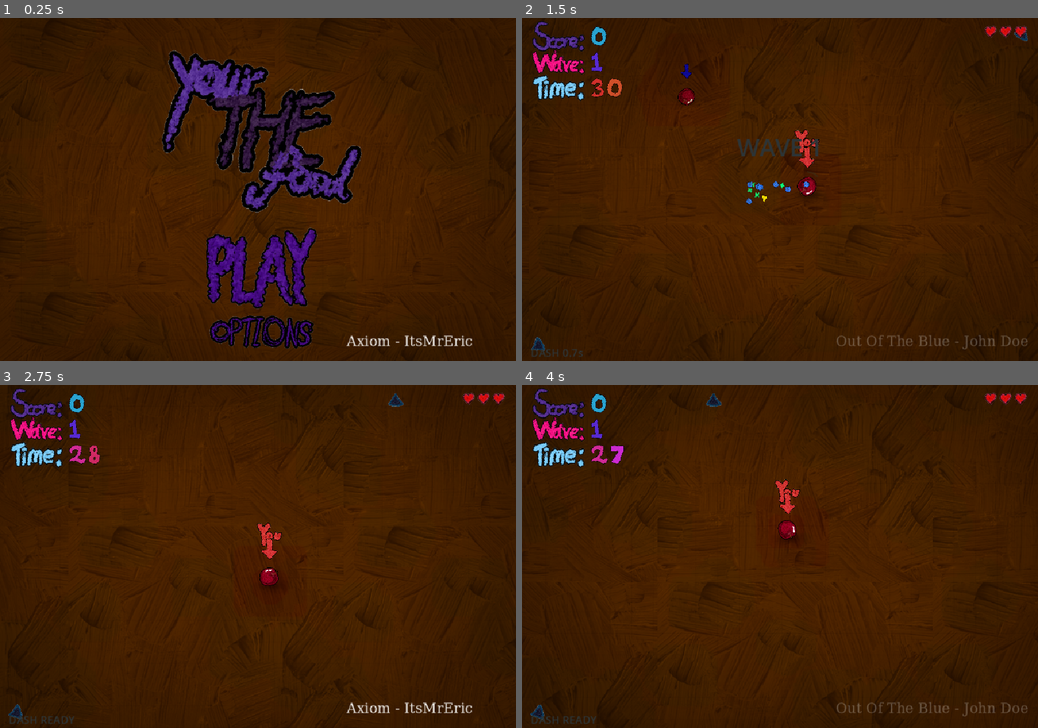
Above: before the commit, frames 1-4 (two rows, left to right).
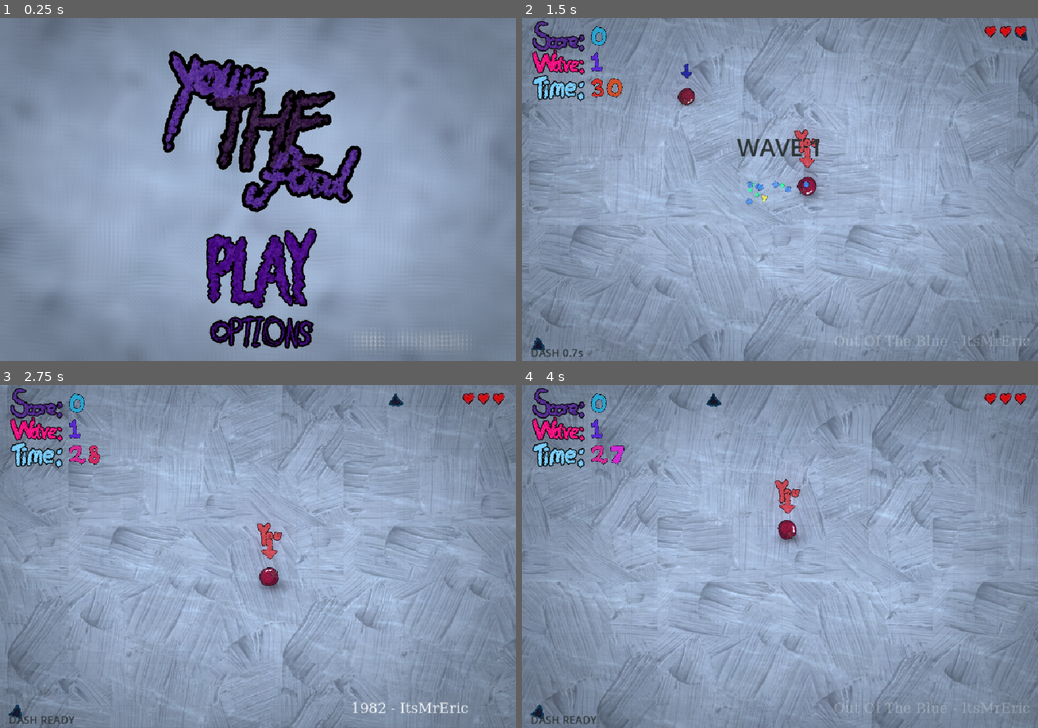
Above: after the commit, the same moments.

Repository: wizenroom/youre-the-food
Game: Godot game, scene res://scenes/main.tscn
Same seed, same stepped clock (60 frames per second), same inputs: the game is played once before the commit and once after it.
Inputs (mouse positions are in pixels of both pictures, inside the frame that each line leads up to):
- Up to frame 1 (0.25 s): no input
- Up to frame 2 (1.5 s): click (785, 268) at 0.5 s; tap Enter (menu_start) at 1.25 s; move the mouse to (893, 172) at 1.27 s; hold D (move_right) from 1.28 s (still down); tap Space (dash) at 1.35 s
- Up to frame 3 (2.75 s): move the mouse to (154, 573) at 2.02 s; release D (move_right) at 2.03 s; hold S (move_down) from 2.03 s (still down); tap Space (dash) at 2.1 s
- Up to frame 4 (4 s): move the mouse to (831, 481) at 2.77 s; release S (move_down) at 2.78 s; hold D (move_right) 2.78-3.53 s; tap Space (dash) at 2.85, 3.6 s; move the mouse to (754, 625) at 3.52 s; hold W (move_up) from 3.53 s (still down)

The runs differ from the first frame. In frame 1, 88% of the frame differs, in the area x 0-100%, y 0-100%; in frame 2, 98%; in frame 3, 98%; in frame 4, 98%.

Commit message:
Add wave overlay and menu blur, credit ItsMrEric for Out of the Blue.

Diff:
--- a/scenes/bgm.tscn
+++ b/scenes/bgm.tscn
@@ -82,7 +82,7 @@
 offset_top = -71.0
 grow_horizontal = 0
 grow_vertical = 0
-text = "Axiom - ItsMrEric"
+text = "1982 - ItsMrEric"
 label_settings = SubResource("LabelSettings_1edjn")
 horizontal_alignment = 1
 vertical_alignment = 1
@@ -100,7 +100,7 @@
 offset_top = -71.0
 grow_horizontal = 0
 grow_vertical = 0
-text = "Out Of The Blue - John Doe"
+text = "Out Of The Blue - ItsMrEric"
 label_settings = SubResource("LabelSettings_1edjn")
 horizontal_alignment = 1
 vertical_alignment = 1
--- /dev/null
+++ b/scenes/blur.gdshader
@@ -0,0 +1,29 @@
+shader_type canvas_item;
+
+// Drop on a fullscreen ColorRect (CanvasLayer). Needs a BackBufferCopy
+// sibling above it if the screen looks black.
+uniform sampler2D screen_texture : hint_screen_texture, filter_linear_mipmap;
+
+uniform float blur_size : hint_range(0.0, 12.0) = 3.0;
+uniform float strength : hint_range(0.0, 1.0) = 1.0;
+
+void fragment() {
+	vec2 uv = SCREEN_UV;
+	vec2 px = SCREEN_PIXEL_SIZE * blur_size;
+
+	vec3 blur = vec3(0.0);
+	float total = 0.0;
+
+	// 5x5 soft kernel
+	for (int x = -2; x <= 2; x++) {
+		for (int y = -2; y <= 2; y++) {
+			float w = 1.0 / (1.0 + float(abs(x) + abs(y)));
+			blur += texture(screen_texture, uv + px * vec2(float(x), float(y))).rgb * w;
+			total += w;
+		}
+	}
+	blur /= total;
+
+	vec3 sharp = texture(screen_texture, uv).rgb;
+	COLOR = vec4(mix(sharp, blur, strength), 1.0);
+}
--- a/scenes/main.tscn
+++ b/scenes/main.tscn
@@ -24,6 +24,9 @@
 [ext_resource type="Shader" uid="uid://j2kllg6fxtm4" path="res://new_shader.gdshader" id="20_gqmmt"]
 [ext_resource type="Script" uid="uid://bqf43yy8vxmru" path="res://scripts/painted_number.gd" id="21"]
 [ext_resource type="PackedScene" uid="uid://ds0nvedauln3j" path="res://scenes/bgm.tscn" id="24_y6deb"]
+[ext_resource type="Shader" uid="uid://ddrhausovu2bj" path="res://scenes/wave_overlay.gdshader" id="25_wave"]
+[ext_resource type="Texture2D" uid="uid://dy6ry6mk85ojk" path="res://assets/fx_wave.png" id="26_wave"]
+[ext_resource type="Shader" uid="uid://bq30bnk7pd1lg" path="res://scenes/blur.gdshader" id="27_blur"]
 
 [sub_resource type="GDScript" id="GDScript_0ld40"]
 script/source = "extends Sprite2D
@@ -52,6 +55,21 @@
 shader_parameter/outline_color = Vector3(0.15, 0.2, 0.16)
 shader_parameter/inside_color_1 = Vector3(0.2, 0.32, 0.22)
 shader_parameter/inside_color_2 = Vector3(0.12, 0.25, 0.18)
+
+[sub_resource type="ShaderMaterial" id="ShaderMaterial_blur"]
+shader = ExtResource("27_blur")
+shader_parameter/blur_size = 5.5
+shader_parameter/strength = 1.0
+
+[sub_resource type="ShaderMaterial" id="ShaderMaterial_wave"]
+shader = ExtResource("25_wave")
+shader_parameter/wave_tex = ExtResource("26_wave")
+shader_parameter/strength = 1.0
+shader_parameter/warp = 0.00400000019
+shader_parameter/speed = 0.35600001691
+shader_parameter/scale = 0.47500001604273
+shader_parameter/opacity = 0.530000025175
+shader_parameter/tint = Color(0.55, 0.85, 0.95, 1)
 
 [sub_resource type="ShaderMaterial" id="ShaderMaterial_prt3j"]
 shader = ExtResource("20_gqmmt")
@@ -85,7 +103,7 @@
 [node name="World" type="Node2D" parent="." unique_id=464254647]
 
 [node name="Background2" type="Sprite2D" parent="World" unique_id=578415228]
-modulate = Color(0.33858034, 0.19579157, 0.034477092, 1)
+modulate = Color(0.78389573, 0.84741837, 0.98308855, 1)
 texture_repeat = 2
 position = Vector2(-512, -512)
 texture = ExtResource("6")
@@ -136,6 +154,18 @@
 
 [node name="UI" type="CanvasLayer" parent="." unique_id=400942119]
 
+[node name="MenuBlurBuffer" type="BackBufferCopy" parent="UI" unique_id=911335262]
+copy_mode = 2
+
+[node name="MenuBlur" type="ColorRect" parent="UI" unique_id=2104967585]
+material = SubResource("ShaderMaterial_blur")
+anchors_preset = 15
+anchor_right = 1.0
+anchor_bottom = 1.0
+grow_horizontal = 2
+grow_vertical = 2
+mouse_filter = 2
+
 [node name="HUD" type="Control" parent="UI" unique_id=604344304]
 visible = false
 layout_mode = 3
@@ -472,6 +502,18 @@
 [node name="CanvasLayer" type="CanvasLayer" parent="." unique_id=1354053843]
 layer = 0
 
+[node name="BackBufferCopy" type="BackBufferCopy" parent="CanvasLayer" unique_id=2124947457]
+copy_mode = 2
+
+[node name="WaveOverlay" type="ColorRect" parent="CanvasLayer" unique_id=413323316]
+material = SubResource("ShaderMaterial_wave")
+anchors_preset = 15
+anchor_right = 1.0
+anchor_bottom = 1.0
+grow_horizontal = 2
+grow_vertical = 2
+mouse_filter = 2
+
 [node name="ColorRect" type="ColorRect" parent="CanvasLayer" unique_id=1788035636]
 material = SubResource("ShaderMaterial_prt3j")
 anchors_preset = 15
--- /dev/null
+++ b/scenes/wave_overlay.gdshader
@@ -0,0 +1,49 @@
+shader_type canvas_item;
+
+// Wave texture overlay over gameplay only (this CanvasLayer sits under UI).
+uniform sampler2D screen_texture : hint_screen_texture, filter_linear_mipmap;
+uniform sampler2D wave_tex : source_color, filter_linear, repeat_enable;
+
+uniform float strength : hint_range(0.0, 1.0) = 0.45;
+uniform float warp : hint_range(0.0, 0.03) = 0.006;
+uniform float speed : hint_range(0.0, 2.0) = 0.22;
+uniform float scale : hint_range(0.2, 8.0) = 1.35;
+uniform float opacity : hint_range(0.0, 1.0) = 0.28;
+uniform vec4 tint : source_color = vec4(0.55, 0.85, 0.95, 1.0);
+
+void fragment() {
+	vec2 uv = SCREEN_UV;
+	float t = TIME * speed;
+
+	// scroll two layers so the painted texture doesn't look locked
+	vec2 uv_a = uv * scale + vec2(t * 0.07, t * -0.045);
+	vec2 uv_b = uv * scale * 1.35 + vec2(t * -0.05, t * 0.06);
+
+	vec3 wave_a = texture(wave_tex, uv_a).rgb;
+	vec3 wave_b = texture(wave_tex, uv_b).rgb;
+	vec3 wave = mix(wave_a, wave_b, 0.45);
+
+	// luminance drives both warp and highlight ridges
+	float lum = dot(wave, vec3(0.299, 0.587, 0.114));
+	float ridge = smoothstep(0.42, 0.82, lum);
+	float trough = smoothstep(0.55, 0.18, lum);
+
+	// approximate a normal from neighboring samples for soft refraction
+	float px = 0.004;
+	float lx = texture(wave_tex, uv_a + vec2(px, 0.0)).r
+			- texture(wave_tex, uv_a - vec2(px, 0.0)).r;
+	float ly = texture(wave_tex, uv_a + vec2(0.0, px)).r
+			- texture(wave_tex, uv_a - vec2(0.0, px)).r;
+	vec2 offset = vec2(lx, ly) * warp * strength;
+
+	vec3 scene = texture(screen_texture, uv + offset).rgb;
+
+	vec3 color = scene;
+	// cool blue-green caustic lift on crests, slight darken in troughs
+	color += tint.rgb * ridge * 0.22 * strength * opacity;
+	color -= vec3(trough * 0.08 * strength * opacity);
+	// faint texture wash so the painted ripples read clearly
+	color = mix(color, color * mix(vec3(1.0), wave * 1.15, 0.18 * opacity * strength), 1.0);
+
+	COLOR = vec4(color, 1.0);
+}
--- a/scripts/main.gd
+++ b/scripts/main.gd
@@ -75,6 +75,8 @@
 	$UI/OptionsMenu.visible = s == State.OPTIONS
 	$UI/PauseMenu.visible = s == State.PAUSED
 	$UI/DeathScreen.visible = s == State.GAMEOVER
+	$UI/MenuBlur.visible = s != State.PLAYING
+	$UI/MenuBlurBuffer.visible = s != State.PLAYING
 	hud.visible = s != State.MENU and s != State.OPTIONS
 	if s == State.MENU or s == State.OPTIONS:
 		camera.position = Vector2(VIEW_W / 2, VIEW_H / 2)
Binary file added: assets/fx_wave.png
Not shown, added: assets/fx_wave.png.import
Not shown, added: scenes/blur.gdshader.uid
Not shown, added: scenes/wave_overlay.gdshader.uid
